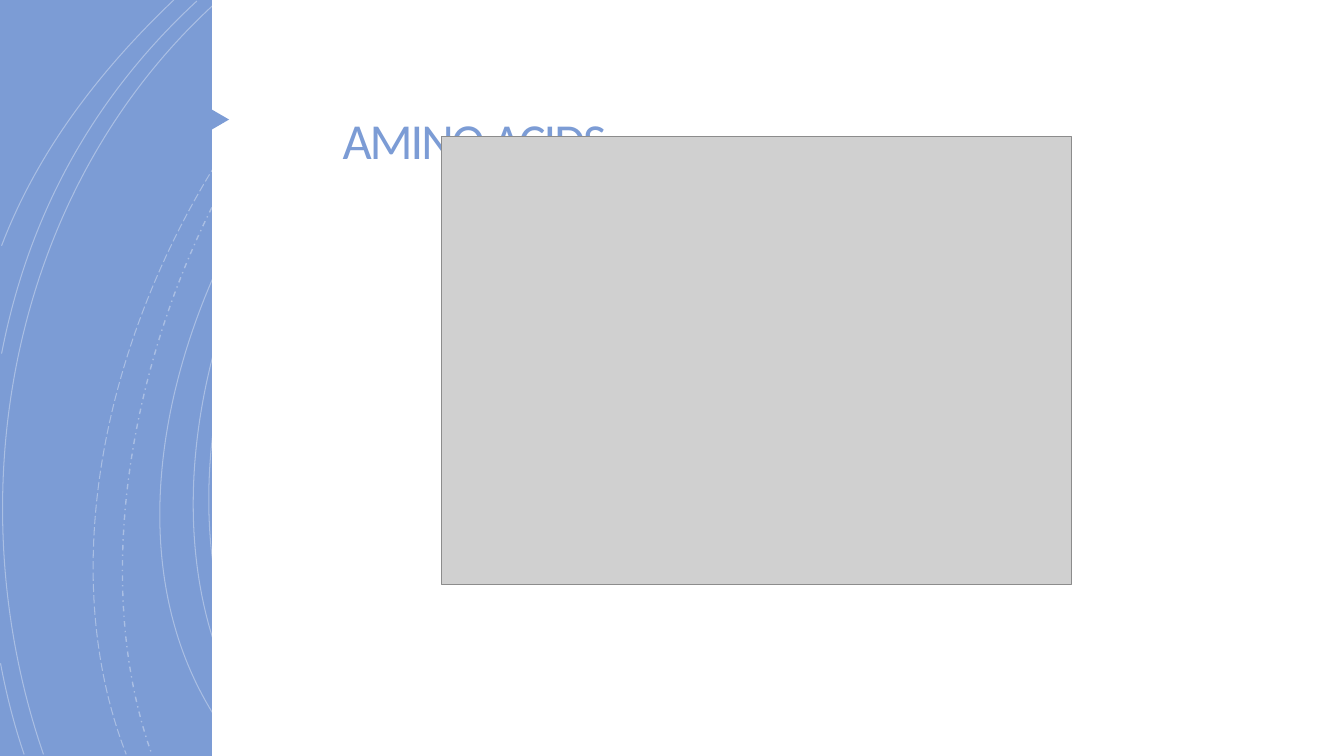
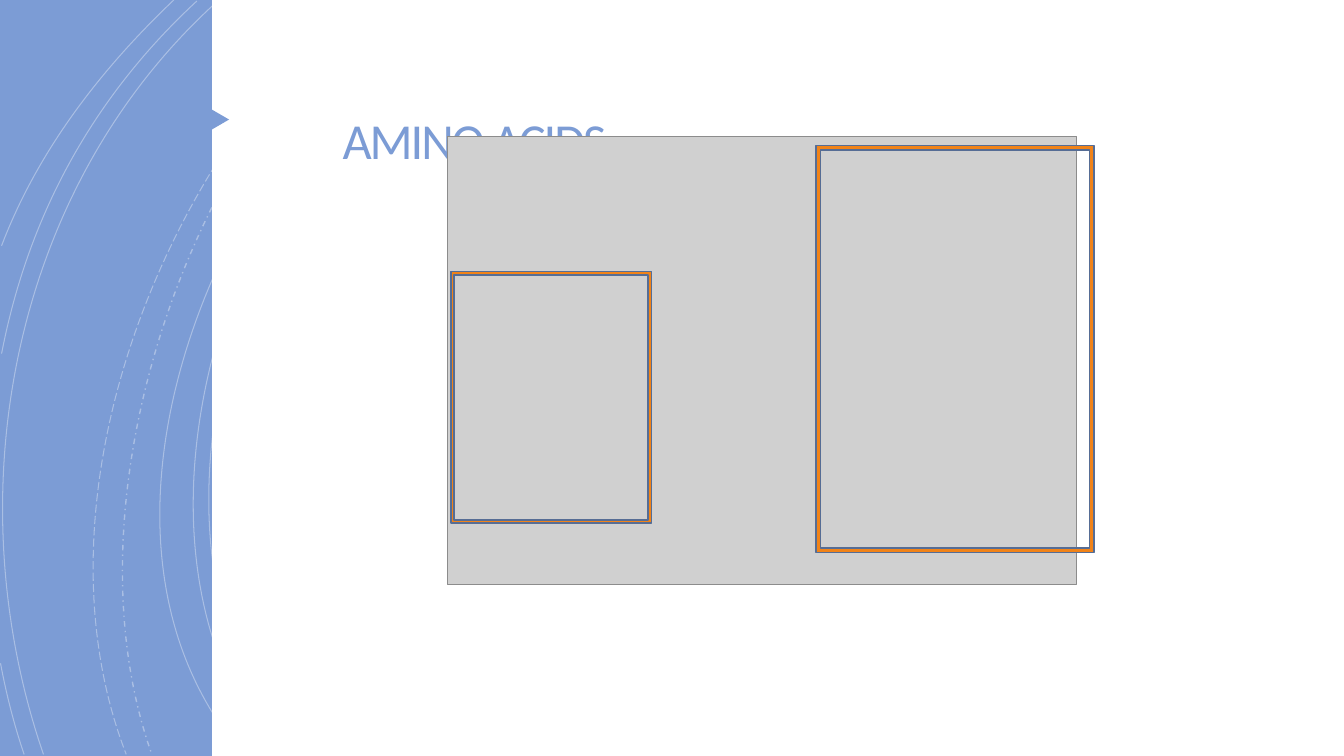
Before and after one commit to evandomingos/CASP-Protein-Prediction, a slide deck: slide 3 of Domingos Protein Prediction Presentation.pptx. Drawn at 1344x756 pixels with LibreOffice and Linux fonts; fonts in the diff are those of the drawing; grey boxes stand for pictures. Boxes give left, top, right and bottom in pixels: in the first picture for what was removed or moved away, otherwise in the second. Text is boxed around its words. In the diff, an @@ line names an element or a change of style, - is before the commit and + after.

```diff
--- a/Domingos Protein Prediction Presentation.pptx
+++ b/Domingos Protein Prediction Presentation.pptx
@@ picture: place and size @@
-picture at <box>442,136,1072,585</box>
+picture at <box>448,136,1078,585</box>
@@ frame added at <box>816,146,1094,554</box>, fill #F18318, outline #586E97 1 pt @@
@@ frame added at <box>451,272,651,523</box>, fill #F18318, outline #586E97 1 pt @@
```
